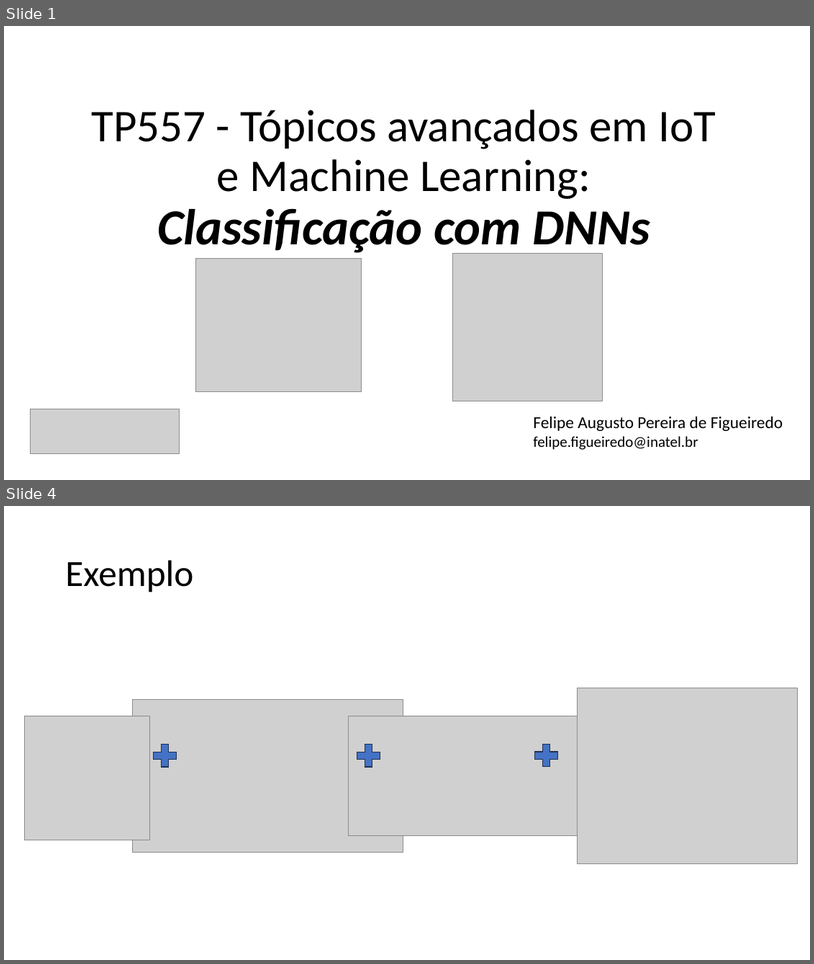
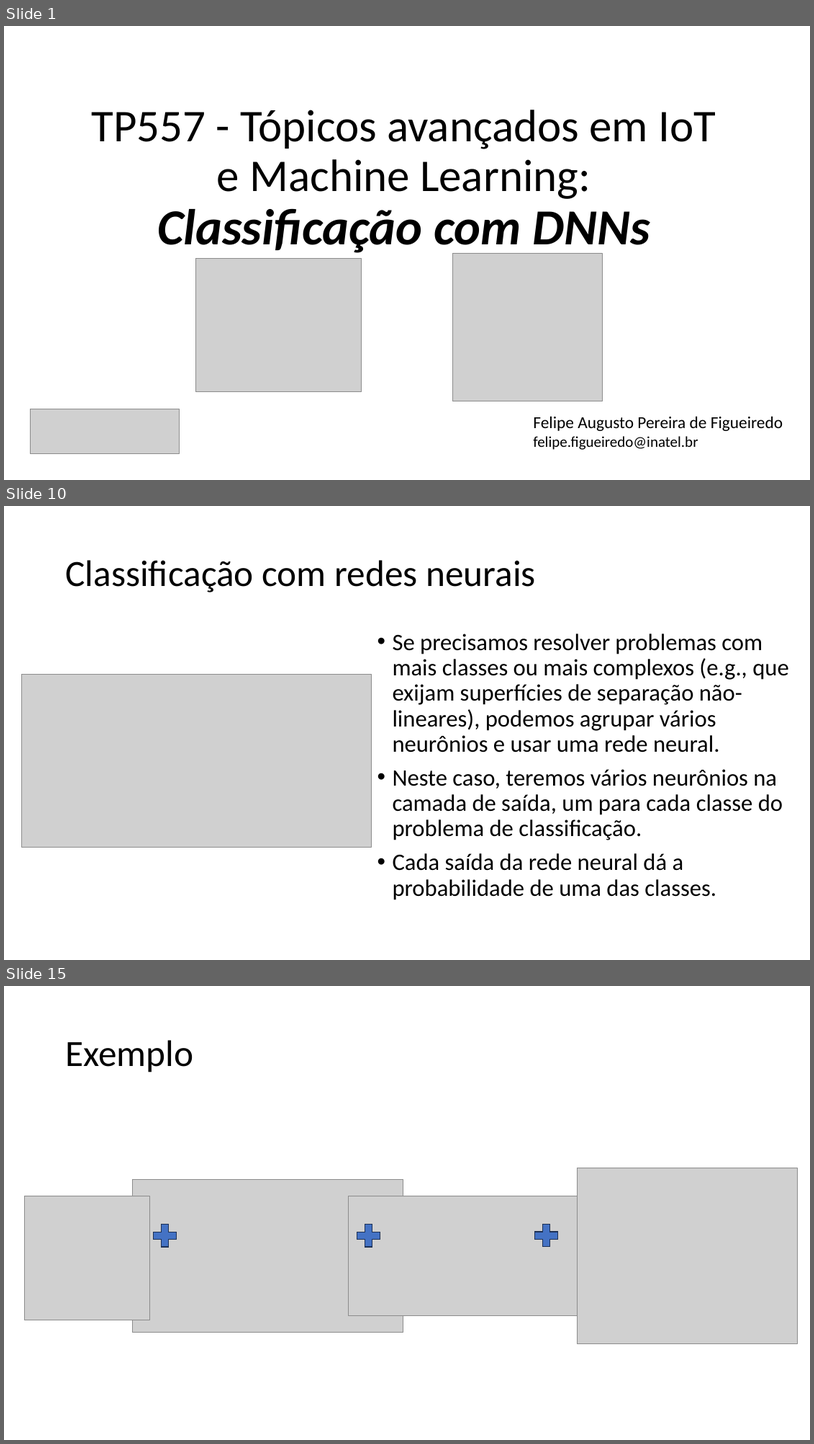
Before and after one commit to zz4fap/tp557-iot-ml, a slide deck: slides/TP557_9_Classificação_com_DNNs.pptx. Shown one above the other, each under a label of ours: slides 1 and 4 before the commit, slides 1, 10 and 15 after it; the slides between them are not shown. The pictures are 814x964 and 814x1444 pixels, drawn with LibreOffice and Linux fonts; fonts in the diff are those of the drawing; grey boxes stand for pictures. Boxes give left, top, right and bottom in pixels: in the first picture for what was removed or moved away, otherwise in the second. Text is boxed around its words. In the diff, an @@ line names an element or a change of style, - is before the commit and + after.

```diff
--- a/slides/TP557_9_Classificação_com_DNNs.pptx
+++ b/slides/TP557_9_Classificação_com_DNNs.pptx
@@ slide 10 added at (4,506,810,960), background #FFFFFF @@
@@ title added at (65,560,536,592), 44 pt, text #000000 @@
+Classificação com redes neurais
@@ text added at (393,633,789,900), 28 pt, text #000000 @@
+• Se precisamos resolver problemas com mais classes ou mais complexos (e.g., que exijam superfícies de separação não-lineares), podemos agrupar vários neurônios e usar uma rede neural.
+• Neste caso, teremos vários neurônios na camada de saída, um para cada classe do problema de classificação.
+• Cada saída da rede neural dá a probabilidade de uma das classes.
@@ picture added at (21,674,371,847) @@
@@ what was slide 4 is now slide 15 @@
```
Also in this commit, not shown: 1 slide changed, 13 other slides added, 5 other files.
